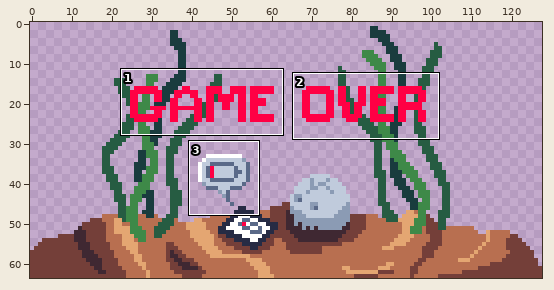
Sprite sheet, stored at Assets/Art/GameOver.png. The picture above shows the old version from afar; the outline marks the close-up.
Close-up. Before the commit:
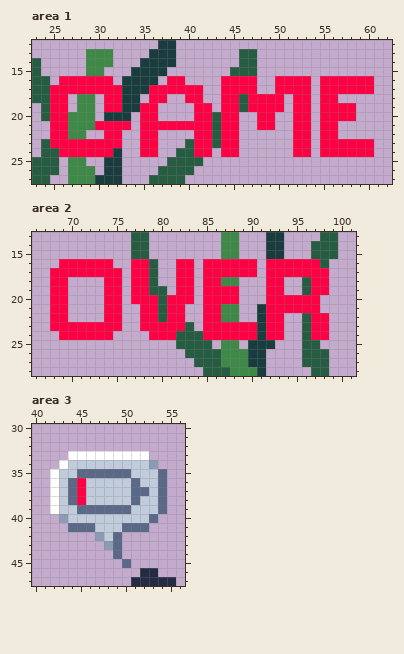
The file is 128x64 pixels. Shown: area 1: x 23..62, y 12..27; area 2: x 66..101, y 13..28; area 3: x 40..56, y 30..47.
After:
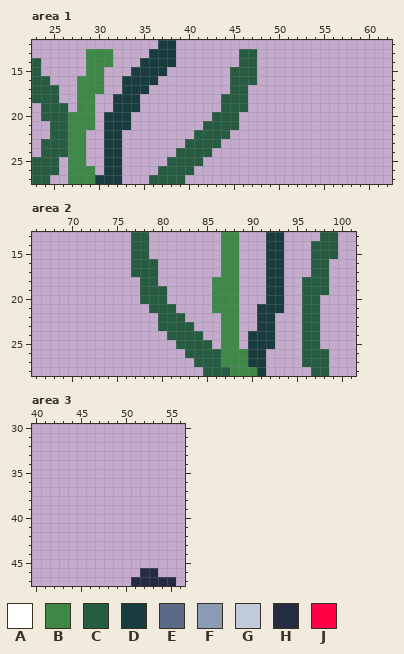
Palette (. is transparent): A #ffffff  B #3e8948  C #265c42  D #193c3e  E #5a6988  F #8b9bb4  G #c0cbdc  H #262b44  J #ff0044
Diff:
Changed rows in their new state; - is an unchanged pixel.
Area 1:
first column x 25:
16 -..BBB.------..----.CCC--....-......
17 C..BBB..---......--.CC.--....-......
18 C.----.D---..--..--CC-....-..-..----
19 CC----.D--..----..-CC-....-..-....--
20 CC--------..----..-CC--..--..-....--
21 CC---.DDD-.......C-CC--..--..-..----
22 CC----DD--..----CC-C.------..-..----
23 CCBB..DD--..----CC-..------..-......
24 -CBB..D---..----CC-..------..-......
Area 2:
first column x 68:
16 -......--CC---..-..BB..-DD...C-
17 ........-CC---..-..BB..-DD...CC
18 ..----..-.C---..-.B-----DD---CC
19 ..----..-.C---..-.BBB---DD---CC
20 ..----..-.CC-...-.BBB---DD..CC-
21 ..----..--.C-C.--.B-----DD..CC-
22 ..----..--..-CC--..-----D.---C.
23 ........--..CCC--..BB..-D.---C.
24 -......----..C---..BB.D-D.---C.
Area 3:
first column x 42:
33 --.........--
34 -...........-
35 .............
36 .............
37 .............
38 .............
39 .............
40 -...........-
41 --.........--
42 -----...-----
43 ------..-----
44 -------.-----
45 --------.----
Pixel boxes of the changes (left, top, right, bottom) in both close-ups:
changed: (50, 76, 374, 157)
changed: (50, 259, 329, 340)
erased: (50, 451, 167, 568)
